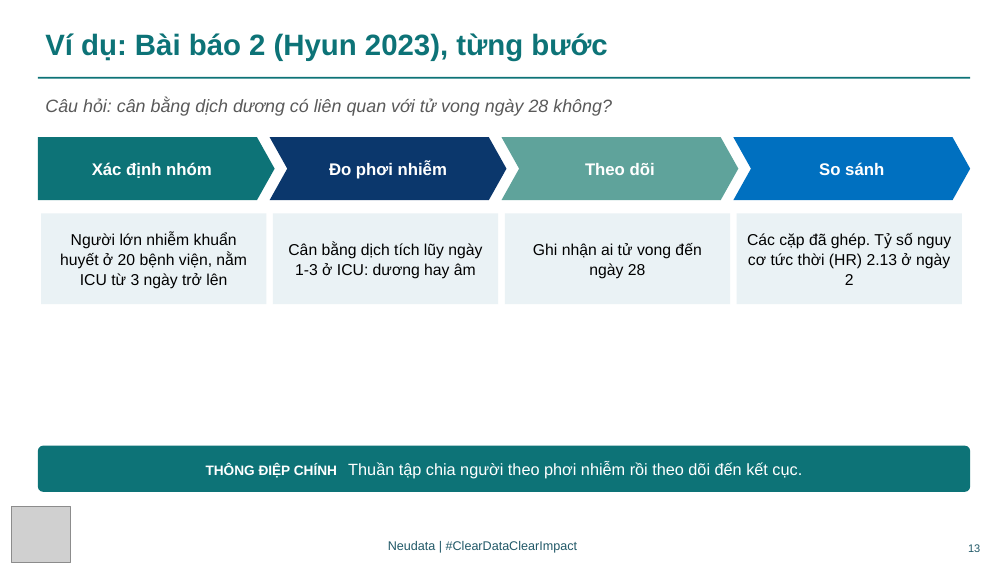
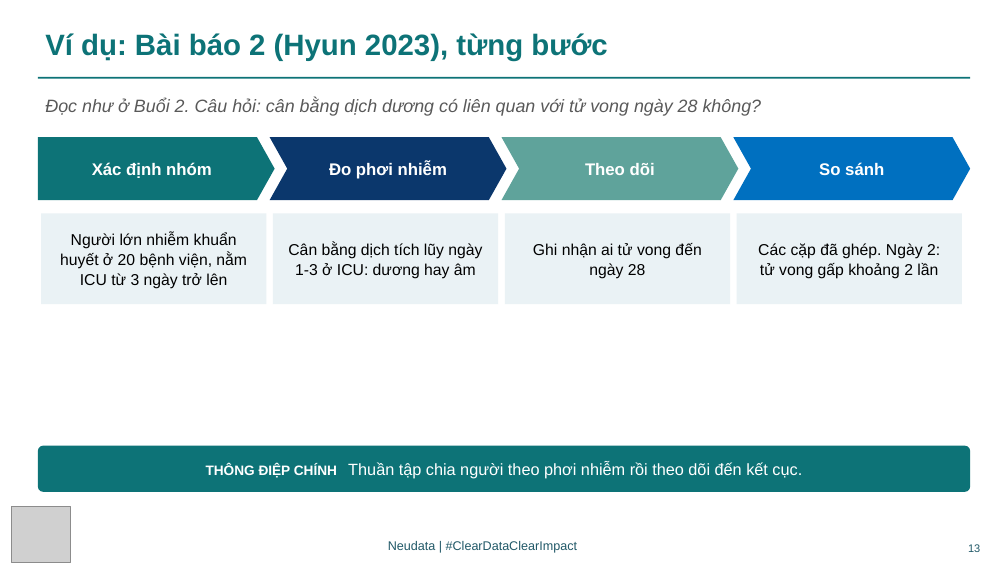
Before and after one commit to neu-data/FoundationsofClinicalResearch, a slide deck: slide 13 of vi/files/slides/Session_3_VN.pptx. Drawn at 1008x567 pixels with LibreOffice and Linux fonts; fonts in the diff are those of the drawing; grey boxes stand for pictures. Boxes give left, top, right and bottom in pixels: in the first picture for what was removed or moved away, otherwise in the second. Text is boxed around its words. In the diff, an @@ line names an element or a change of style, - is before the commit and + after.

```diff
--- a/vi/files/slides/Session_3_VN.pptx
+++ b/vi/files/slides/Session_3_VN.pptx
@@ text at bbox=[45, 98, 762, 116]: text changed @@
-Câu hỏi: cân bằng dịch dương có liên quan với tử vong ngày 28 không?
+Đọc như ở Buổi 2. Câu hỏi: cân bằng dịch dương có liên quan với tử vong ngày 28 không?
@@ text in rectangle at bbox=[758, 243, 940, 279]: text changed @@
-Các cặp đã ghép. Tỷ số nguy cơ tức thời (HR) 2.13 ở ngày 2
+Các cặp đã ghép. Ngày 2: tử vong gấp khoảng 2 lần
```
Also in this commit, not shown: 1 other slide changed, 19 other files.
